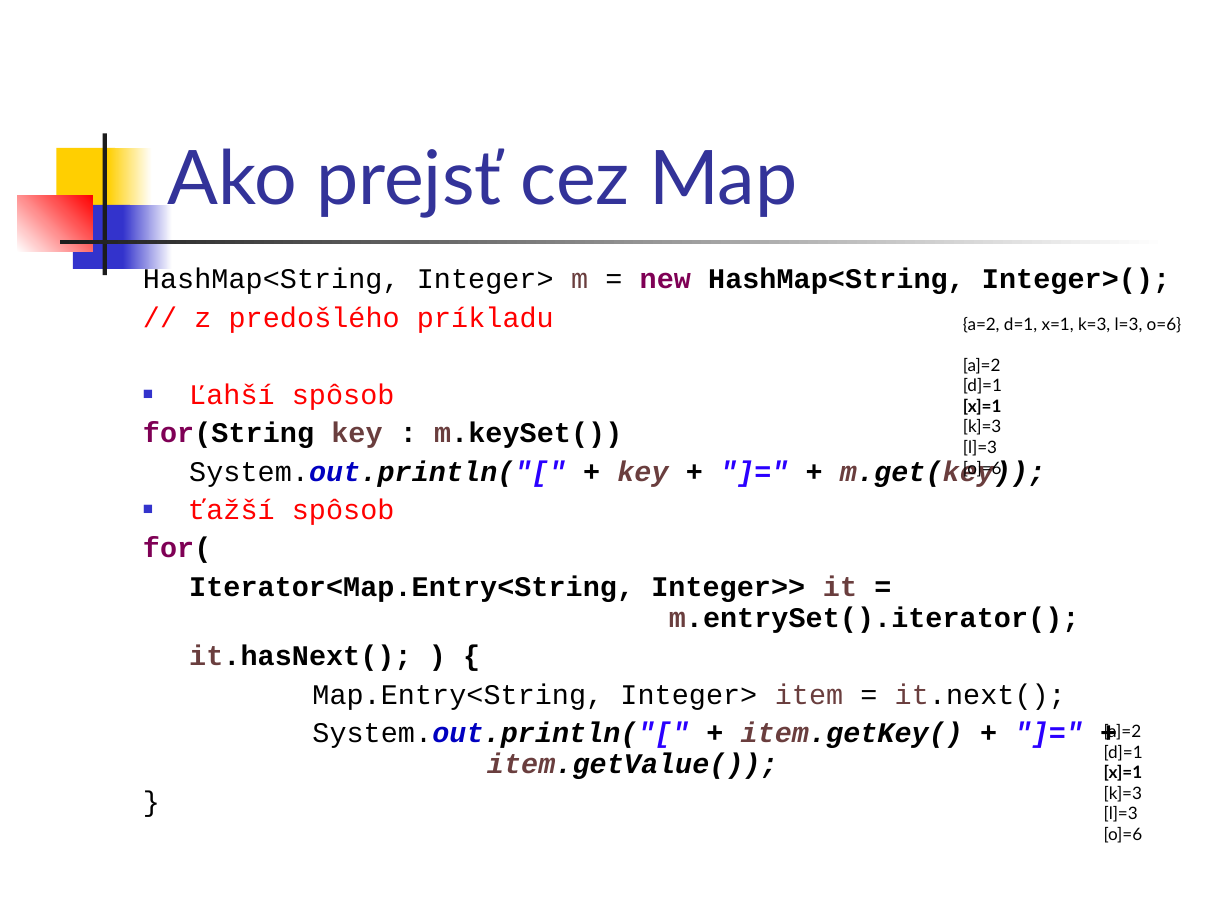
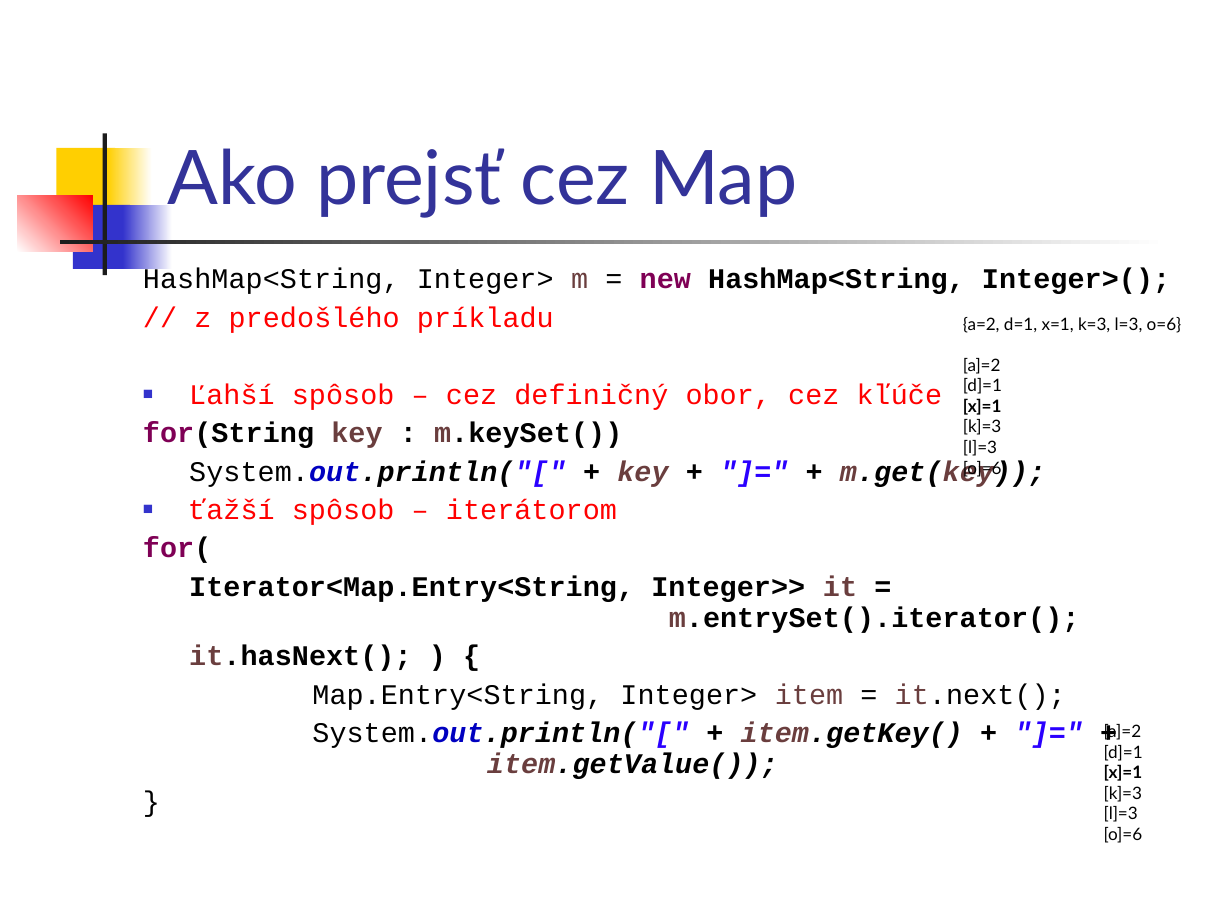
Before and after one commit to Programovanie4/Prednasky, a slide deck: slide 19 of 06/06_java.ppt. Drawn at 1232x924 pixels with LibreOffice and Linux fonts; fonts in the diff are those of the drawing. Boxes give left, top, right and bottom in pixels: in the first picture for what was removed or moved away, otherwise in the second. Text is boxed around its words. In the diff, an @@ line names an element or a change of style, - is before the commit and + after.

```diff
--- a/06/06_java.ppt
+++ b/06/06_java.ppt
@@ text at (x1=189, y1=383, x2=943, y2=410): text changed @@
-■ Ľahší spôsob
+■ Ľahší spôsob – cez definičný obor, cez kľúče
@@ text at (x1=189, y1=499, x2=617, y2=525): text changed @@
-■ ťažší spôsob
+■ ťažší spôsob – iterátorom
```
Also in this commit, not shown: 3 other slides changed, 3 other files.
